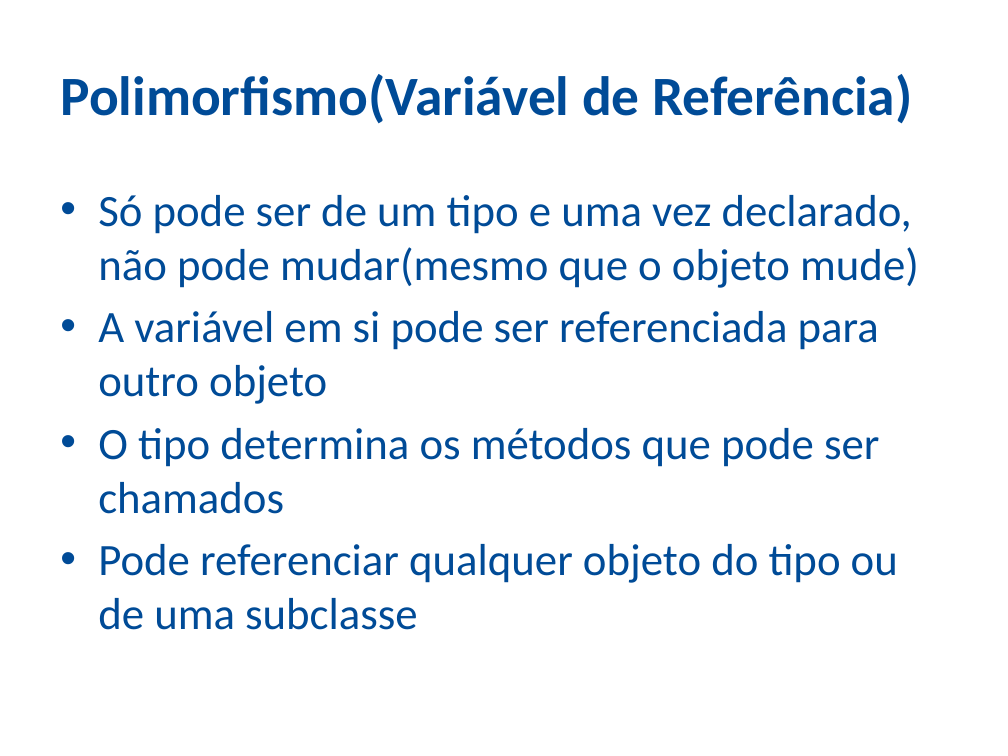
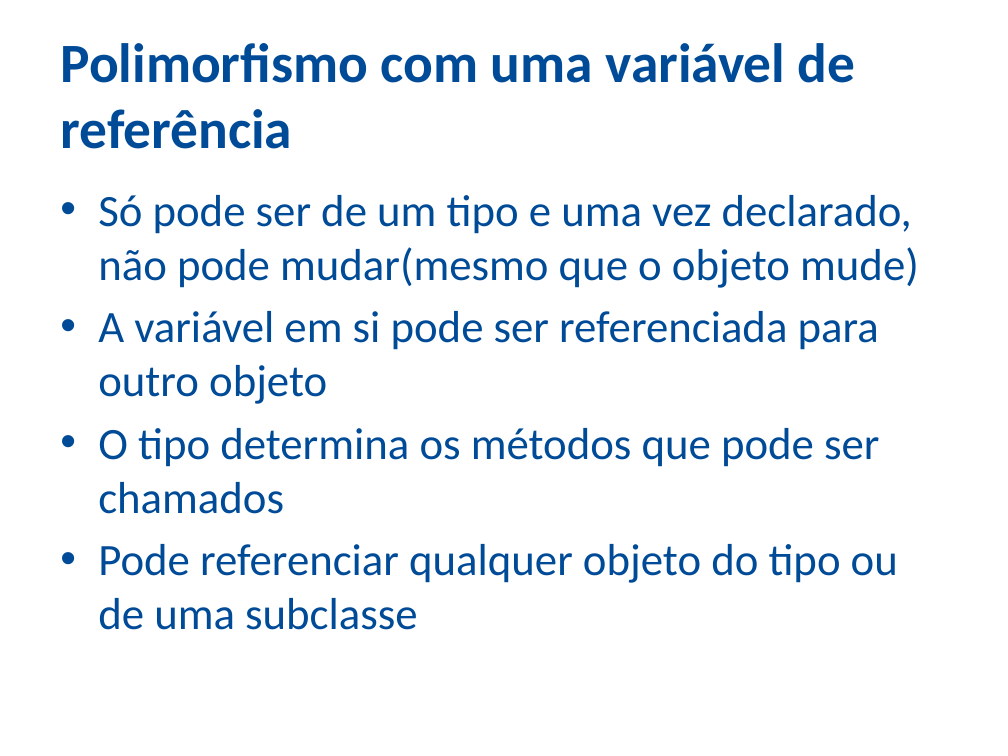
Before and after one commit to ozieljose/java6cert, a slide deck: slide 15 of slides/9-OO.pptx. Drawn at 1008x756 pixels with LibreOffice and Linux fonts; fonts in the diff are those of the drawing; background and template pictures are left out. Boxes give left, top, right and bottom in pixels: in the first picture for what was removed or moved away, otherwise in the second. Text is boxed around its words. In the diff, an @@ line names an element or a change of style, - is before the commit and + after.

```diff
--- a/slides/9-OO.pptx
+++ b/slides/9-OO.pptx
@@ title at (x1=60, y1=43, x2=856, y2=149): text changed @@
-Polimorfismo(Variável de Referência)
+Polimorfismo com uma variável de referência
```
Also in this commit, not shown: 27 other slides changed, 1 slide removed, 4 other files.
